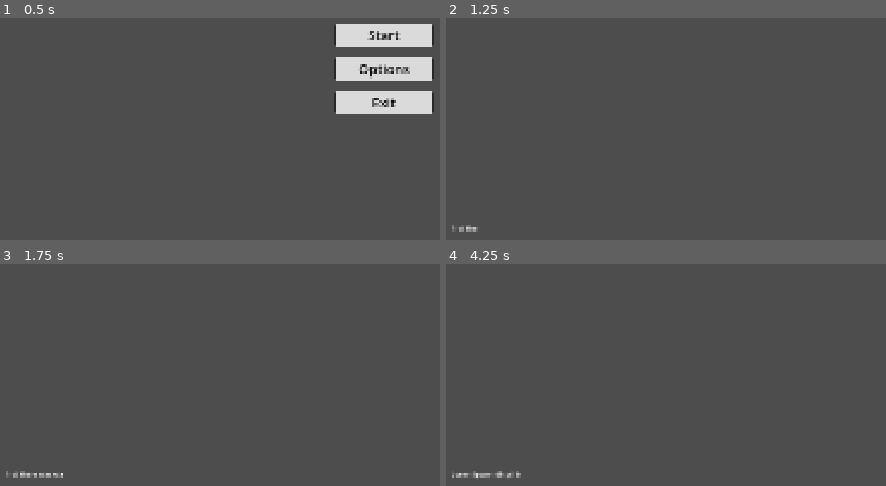
Above: before the commit, frames 1-4 (two rows, left to right).
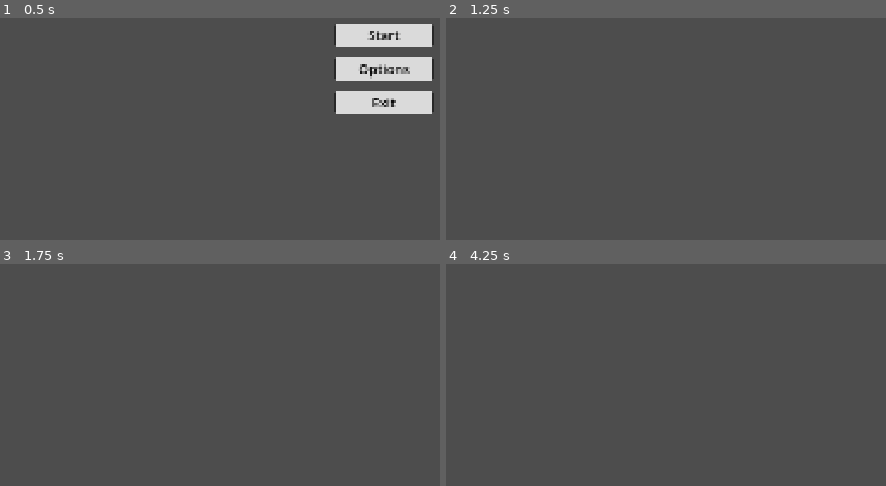
Above: after the commit, the same moments.

Repository: Arrenteks/LD60
Game: Godot game, scene res://menuModule/base_menu.tscn
The game is run twice, just before and just after one commit, with the same random seed, the same clock (stepped at 60 frames per second) and the same inputs. This scene is started directly instead of the project's main scene.
Inputs (mouse positions are in pixels of both pictures, inside the frame that each line leads up to):
- Up to frame 1 (0.5 s): no input
- Up to frame 2 (1.25 s): click "Start" at 0.5 s
- Up to frame 3 (1.75 s): tap Enter at 1.25 s; move the mouse to (outside the picture) at 1.27 s; click (outside the picture) at 1.42 s
- Up to frame 4 (4.25 s): tap Space at 2, 3.5 s; drag from (670, 337) to (789, 406) at 2.02 s; tap Enter at 2.75 s; move the mouse to (outside the picture) at 2.77 s; click (outside the picture) at 2.92 s; drag from (789, 406) to (outside the picture) at 3.52 s

Frame 1 is identical in both runs. In frame 2, 0.1% of the frame differs, in the area x 1-8%, y 93-97%; in frame 3, 0.2%; in frame 4, 0.3%, in the area x 1-18%, y 93-97%.

Commit message:
Dialogue Box works with Call Resources now

Diff:
--- /dev/null
+++ b/ld-60/scenes/DialogSystem/dialogue.tscn
@@ -0,0 +1,25 @@
+[gd_scene format=3 uid="uid://dhu6qhnlb3f85"]
+
+[ext_resource type="Script" uid="uid://d2cu5mc660rpq" path="res://scripts/DialogSystem/dialogue.gd" id="1_w7mbq"]
+[ext_resource type="PackedScene" uid="uid://ccy2o7kramesx" path="res://scenes/DialogSystem/dialogWindow.tscn" id="2_8ahr4"]
+
+[node name="Dialogue" type="Control" unique_id=1917376598]
+layout_mode = 3
+anchors_preset = 15
+anchor_right = 1.0
+anchor_bottom = 1.0
+grow_horizontal = 2
+grow_vertical = 2
+script = ExtResource("1_w7mbq")
+
+[node name="DialogWindow" parent="." unique_id=235159567 instance=ExtResource("2_8ahr4")]
+layout_mode = 0
+anchors_preset = 0
+anchor_right = 0.0
+anchor_bottom = 0.0
+offset_right = 1920.0
+offset_bottom = 1080.0
+grow_horizontal = 1
+grow_vertical = 1
+
+[editable path="DialogWindow"]
--- a/ld-60/scripts/DialogSystem/dialog_window.gd
+++ b/ld-60/scripts/DialogSystem/dialog_window.gd
@@ -1,4 +1,6 @@
 extends MarginContainer
+class_name DialogueWindow
+
 @onready var voice_acting: VoiceActing = $VoiceActing
 
 @export var textbox: RichTextLabel
@@ -8,13 +10,34 @@
 var typeTimer: float = 0
 var futureText: Array[String]
 var arrayPosition: int = 0
+
+var current_call: CallResource
+var current_call_position: int = 0
+
+
 # Called when the node enters the scene tree for the first time.
 
-func _ready():
-	#depending on where we will initilize the textbox for the character, wie need to setup the voice. The params will come from character ressources
-	# we also need to assigne the caller to the Bus Caller, the reciever to the bus Reciever and incase of interuption the Interuptor
-	voice_acting.set_character_params(0.5,0.3,&"Caller")
-	addText(["first there was war", "Lorem ipsum dingsi bumsi", "Markov Grrrrrrrrrrrrrrrrrrrrrrrrrrrrr"])
+#func _ready():
+	##depending on where we will initilize the textbox for the character, wie need to setup the voice. The params will come from character ressources
+	## we also need to assigne the caller to the Bus Caller, the reciever to the bus Reciever and incase of interuption the Interuptor
+	#voice_acting.set_character_params(0.5,0.3,&"Caller")
+	#addText(["first there was war", "Lorem ipsum dingsi bumsi", "Markov Grrrrrrrrrrrrrrrrrrrrrrrrrrrrr"])
+
+func set_new_dialogue(new_call: CallResource):
+	# TODO: close open windows i guess?
+	current_call_position = 0
+	current_call = new_call
+	if current_call.diaologue.size() < current_call_position:
+		print("Error when trying to add a new Dialogue. Dialogue -> DialogWindow -> set_new_dialogue()")
+		return
+	play_next_line()
+
+func play_next_line():
+	var current_dialogue: DialougPart = current_call.diaologue[current_call_position]
+	var active_speaker: PersonResource = current_dialogue.speaker
+	var active_text: String = current_dialogue.text
+	voice_acting.set_character_params(active_speaker.base_pitch,active_speaker.pitch_varianz,&"Caller")
+	startText(active_text)
 
 func addText(newText: Array[String]):
 	futureText = newText
@@ -28,6 +51,21 @@
 
 # Called every frame. 'delta' is the elapsed time since the previous frame.
 func _process(delta: float) -> void:
+	#typeTimer += delta
+	#if(typeTimer >= 1.0/typeSpeed):
+		#typeTimer = 0
+		#if(isTyping):
+			#if(textbox.visible_characters < textbox.get_total_character_count()):
+				#textbox.visible_characters += 1
+				#voice_acting.play_sound(textbox.text[textbox.visible_characters-1].to_lower())
+			#else:
+				#isTyping = false
+				#arrayPosition += 1
+				#if(arrayPosition < futureText.size()):
+					#get_tree().create_timer(textDelay).timeout.connect(func(): startText(futureText[arrayPosition]))
+	_advance_text(delta)
+
+func _advance_text(delta: float) -> void:
 	typeTimer += delta
 	if(typeTimer >= 1.0/typeSpeed):
 		typeTimer = 0
@@ -37,6 +75,8 @@
 				voice_acting.play_sound(textbox.text[textbox.visible_characters-1].to_lower())
 			else:
 				isTyping = false
-				arrayPosition += 1
-				if(arrayPosition < futureText.size()):
-					get_tree().create_timer(textDelay).timeout.connect(func(): startText(futureText[arrayPosition]))
+				current_call_position += 1
+				if(current_call_position < current_call.diaologue.size()):
+					get_tree().create_timer(textDelay).timeout.connect(func(): play_next_line())
+				else:
+					get_tree().create_timer(textDelay).timeout.connect(func(): startText(""))
--- /dev/null
+++ b/ld-60/scripts/DialogSystem/dialogue.gd
@@ -0,0 +1,10 @@
+extends Control
+
+@onready var dialog_window: DialogueWindow = $DialogWindow
+const TEST_CALL = preload("uid://i1bayk800x8w")
+
+func _ready() -> void:
+	start_call(TEST_CALL)
+
+func start_call(call: CallResource):
+	dialog_window.set_new_dialogue(call)
Not shown, added: ld-60/scripts/DialogSystem/dialogue.gd.uid
